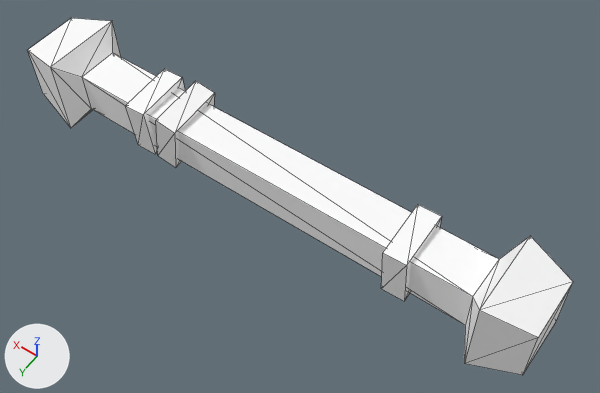
A saved change to the glTF model assets/synty/simple_fantasy/models/SF_Bld_Goblin_Bone_01.glb.
Both versions are drawn from a camera (50 mm lens) standing at (-0.0411, 0.0523, 0.1097) and looking at (-0.0041, 0.0004, 0.0281). The axes (+X, +Y, +Z) are drawn at lower left. The lights are the same throughout. Mesh edges are drawn as thin lines.

In view in the first picture: 'SF_Bld_Goblin_Bone_01'.
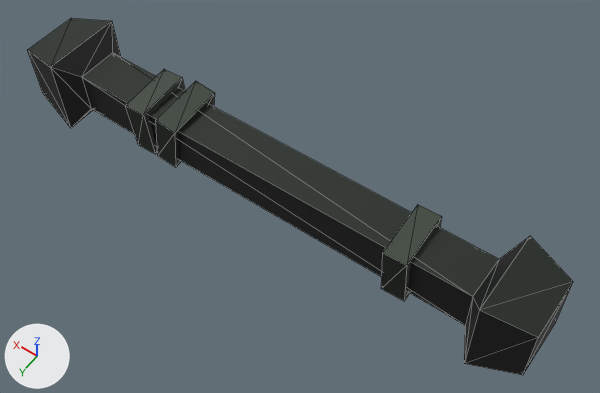
Location of each change, [x1, y1, x2, y2] in pixels of the pictures (600 x 393 px):
'SF_Bld_Goblin_Bone_01', surface changed (white to black)
    both: [27, 18, 573, 375]

Patch to the scene script:
```diff
--- a/assets/synty/simple_fantasy/models/SF_Bld_Goblin_Bone_01.glb.py
+++ b/assets/synty/simple_fantasy/models/SF_Bld_Goblin_Bone_01.glb.py
@@ img_undead_footman_01 @@
+img_undead_footman_01 = load_image('Undead_Footman_01', '_unpacked/Undead_Footman_01', 512, 512, 'sRGB')
@@ mat_lambert2 @@
 mat_lambert2 = principled_material('lambert2')
-mat_lambert2.base_color = (1.0, 1.0, 1.0)  # white #ffffff
+mat_lambert2.texture = img_undead_footman_01
 mat_lambert2.roughness = 0.553
```
